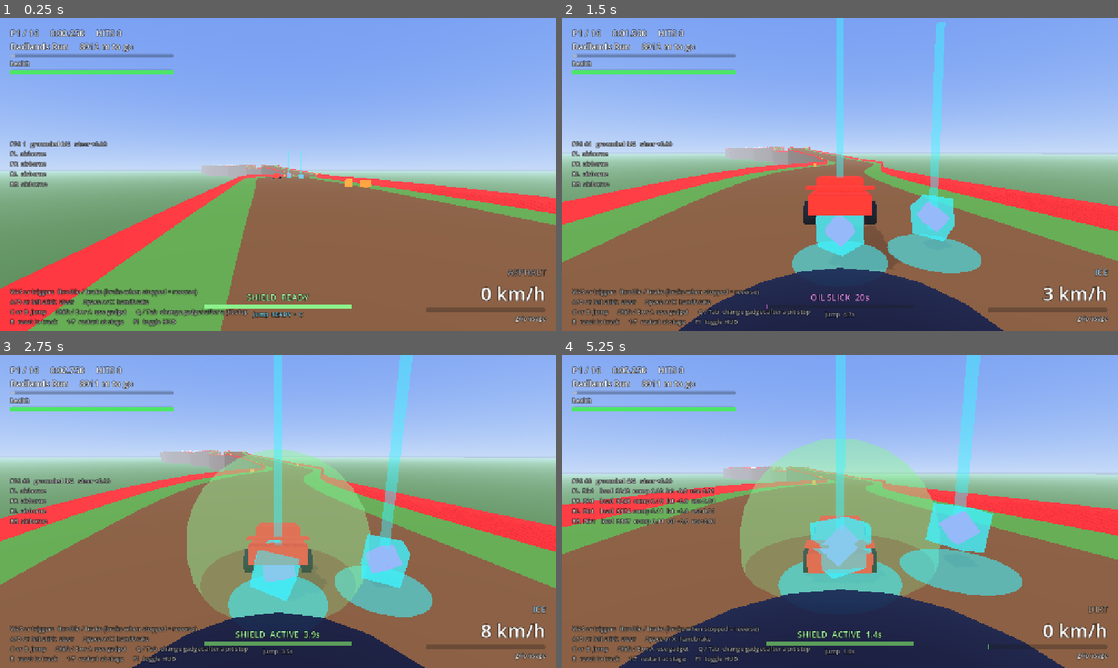
Above: before the commit, frames 1-4 (two rows, left to right).
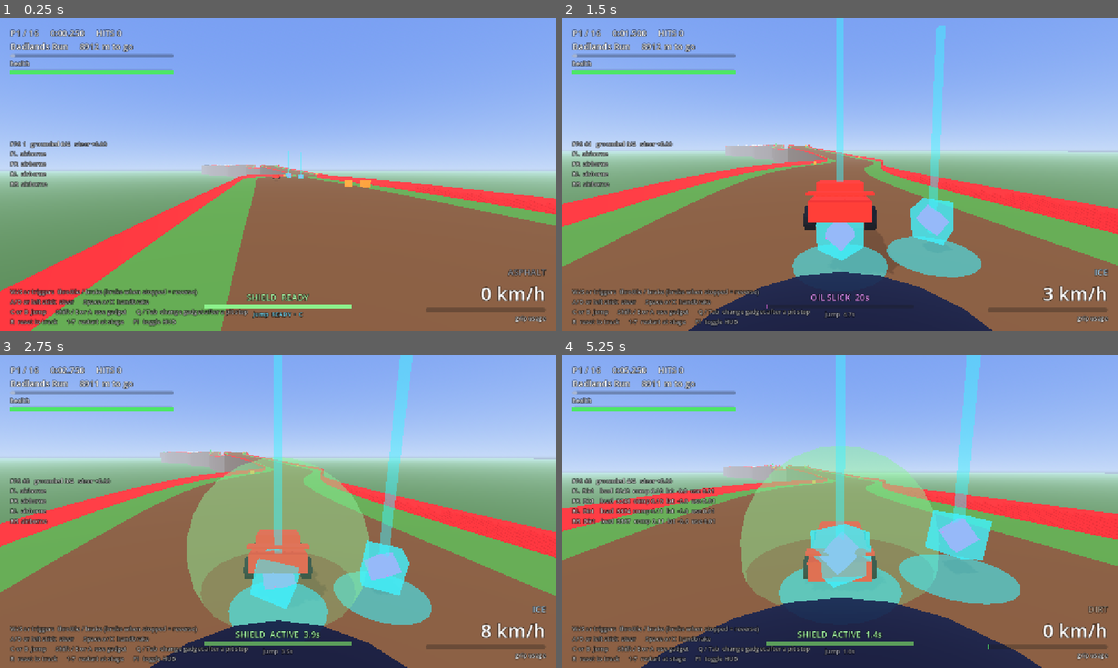
Above: after the commit, the same moments.

Repository: dylantoporek/the-crucible-race
Game: Godot game, scene res://tests/gadget_test.tscn
Same seed, same stepped clock (60 frames per second), same inputs: the game is played once before the commit and once after it. This scene is started directly instead of the project's main scene.
Inputs:
- Up to frame 1 (0.25 s): no input
- Up to frame 2 (1.5 s): hold C (jump) 0.53-1.28 s; hold W (accelerate) from 0.53 s (still down); tap Tab (gadget_next) at 1.35 s
- Up to frame 3 (2.75 s): tap C (jump) at 1.52, 1.55, 1.82, 2.3 s; release W (accelerate) at 2.03 s; hold A (steer_left) from 2.03 s (still down); hold Q (gadget_prev) from 2.03 s (still down)
- Up to frame 4 (5.25 s): release Q (gadget_prev) at 2.78 s; tap Shift (use_gadget) at 2.85 s; tap C (jump) at 3.02, 3.05, 3.32, 4.52, 4.55, 4.82 s; release A (steer_left) at 3.53 s; hold S (brake) 3.53-4.28 s; hold C (jump) 3.53-4.28 s; tap R (reset) at 4.15 s; hold D (steer_right) 4.28-5.03 s; tap Tab (gadget_next) at 4.35 s; hold W (accelerate) from 5.03 s (still down); hold Q (gadget_prev) from 5.03 s (still down)

The runs differ from the first frame. In frame 1, 0.5% of the frame differs, in the area x 0-100%, y 42-100%; in frame 2, 4.4%; in frame 3, 8.9%; in frame 4, 9.4%, in the area x 0-100%, y 0-100%.

Commit message:
Lean the camera down the hill so you can see a descent
On the Mountain Descent half the screen was sky and the road fell away
out of frame. The camera was entirely horizontal: it sat a fixed height
above the car and looked 3 m ahead of it, which is fine on the flat and
useless pointing down a 19% slope.

It now reads the road's gradient 26 m ahead and, on a descent, lifts and
aims down the hill so the road fills the screen to the horizon. Reading
the course rather than the car means it starts leaning before the car
tips over a crest. Uphill and flat are unchanged, verified by eye on the
badlands and the mountain climb.

The first values were far too strong and pushed the car onto the bottom
edge of the screen behind the HUD; the lift is 4 m at full tilt rather
than 11.

Two things this turned up:

The camera must not call track_offset(). That caches its answer against
the current physics frame, so a camera running every drawn frame answers
the drivers' question at the wrong moment; it changed AI behaviour enough
to fail the route test. The track now exposes offset_near(), a read-only
lookup around a hint the caller keeps, and the camera holds its own
cursor. Route timings are identical to before the camera existed.

Gadget cooldowns and pit windows ticked on frame time while the jump
cooldown and reset immunity tick on physics time. When the renderer falls
behind, those two clocks drift apart. Everything is on physics time now,
which also stops the smoke test flipping when the machine is loaded.

Co-Authored-By: Claude Opus 5 <noreply@anthropic.com>
Claude-Session: https://claude.ai/code/session_01QUP9UcYASvbeFEYPhEwjAT

Diff:
--- a/scripts/camera/chase_camera.gd
+++ b/scripts/camera/chase_camera.gd
@@ -1,6 +1,8 @@
 class_name ChaseCamera
 extends Camera3D
-## Smooth chase camera that follows the car's velocity direction so drifts read on screen.
+## Smooth chase camera that follows the car's velocity direction so drifts read on screen,
+## and that leans over the car on a descent so you can see the road you are falling into
+## rather than the horizon above it.
 
 @export var target: Node3D
 @export var distance := 7.5
@@ -11,7 +13,20 @@
 @export var base_fov := 68.0
 @export var speed_fov := 16.0
 
+@export_group("Slopes")
+## The road it reads to know a drop is coming. Without one it falls back to the gradient
+## the car is already on, which works but cannot see over a crest.
+var track: SprintTrack
+@export var slope_look_ahead := 26.0   ## Metres up the road the gradient is read from
+@export var slope_max := 0.30          ## Gradient at which the lean stops growing
+@export var slope_rise := 4.0          ## Extra metres of camera height at slope_max downhill
+@export var slope_aim_ahead := 18.0    ## Extra metres the aim point moves up the road
+@export var slope_aim_gain := 1.1      ## How far past the road surface the aim point drops
+@export var slope_smooth := 2.2        ## How quickly the camera reacts to a change of gradient
+
 var _fwd := Vector3.FORWARD
+var _slope := 0.0                      ## Smoothed gradient ahead; negative is downhill
+var _track_offset := 0.0               ## Our own place on the course, kept out of the drivers' cache
 var _shake := 0.0
 var _rng := RandomNumberGenerator.new()
 
@@ -23,11 +38,32 @@
 func snap_behind_target() -> void:
 	if target == null:
 		return
+	if track != null:
+		_track_offset = track.offset_of(target.global_position)
+		_slope = track.grade_at(clampf(_track_offset + slope_look_ahead, 0.0, track.length))
 	_fwd = -target.global_transform.basis.z
 	_fwd.y = 0.0
 	_fwd = _fwd.normalized() if _fwd.length_squared() > 0.001 else Vector3.FORWARD
 	global_position = target.global_position - _fwd * distance + Vector3.UP * height
 	look_at(target.global_position + Vector3.UP * look_height, Vector3.UP)
+
+
+## The gradient of the road just ahead, negative downhill. Read from the course where we
+## have it, so the camera starts leaning before the car tips over the edge; otherwise from
+## the car's own climb rate, which only knows about the slope it is already on.
+func _road_slope() -> float:
+	if track != null and target != null:
+		# Our own cursor, not the shared one: asking the track where a car is caches the
+		# answer against the current physics frame, and a camera running every drawn frame
+		# would be answering that question on the drivers' behalf at the wrong moment.
+		_track_offset = track.offset_near(target.global_position, _track_offset)
+		return track.grade_at(clampf(_track_offset + slope_look_ahead, 0.0, track.length))
+	if target is RigidBody3D:
+		var v: Vector3 = (target as RigidBody3D).linear_velocity
+		var flat := Vector2(v.x, v.z).length()
+		if flat > 3.0:
+			return clampf(v.y / flat, -slope_max, slope_max)
+	return 0.0
 
 
 func add_shake(amount: float) -> void:
@@ -57,10 +93,20 @@
 			desired_fwd = car_fwd.lerp(vdir, 0.55).normalized()
 	_fwd = _fwd.lerp(desired_fwd, clampf(turn_speed * delta, 0.0, 1.0)).normalized()
 
-	var desired_pos := target.global_position - _fwd * (distance + speed * 0.035) + Vector3.UP * height
+	_slope = lerpf(_slope, _road_slope(), clampf(slope_smooth * delta, 0.0, 1.0))
+	# Only a drop needs the help: climbing, the road ahead already fills the screen.
+	var drop := clampf(-_slope, 0.0, slope_max) / slope_max
+
+	var desired_pos := target.global_position - _fwd * (distance + speed * 0.035) \
+			+ Vector3.UP * (height + slope_rise * drop)
 	global_position = global_position.lerp(desired_pos, clampf(follow_speed * delta, 0.0, 1.0))
 
-	var look_target := target.global_position + Vector3.UP * look_height + _fwd * 3.0
+	# Aim at the road rather than at the car: a point further up the course, dropped by the
+	# gradient so it lands on the surface the car is about to reach. That pitches the camera
+	# down the hill instead of leaving it staring at the horizon.
+	var aim_ahead := 3.0 + slope_aim_ahead * drop
+	var look_target := target.global_position + _fwd * aim_ahead \
+			+ Vector3.UP * (look_height + _slope * aim_ahead * slope_aim_gain * drop)
 	if _shake > 0.0:
 		look_target += Vector3(_rng.randf_range(-1, 1), _rng.randf_range(-1, 1), _rng.randf_range(-1, 1)) * _shake * 0.35
 		_shake = move_toward(_shake, 0.0, delta * 2.5)
--- a/scripts/car/gadget_slot.gd
+++ b/scripts/car/gadget_slot.gd
@@ -87,7 +87,10 @@
 	changed.emit()
 
 
-func _process(delta: float) -> void:
+## Physics time, not frame time: the jump cooldown and the reset immunity are counted in
+## physics steps, and a gadget cooldown that drifts against them whenever the renderer falls
+## behind is the kind of inconsistency nobody can reproduce on purpose.
+func _physics_process(delta: float) -> void:
 	if cooldown > 0.0:
 		cooldown = maxf(cooldown - delta, 0.0)
 	if pit_window > 0.0:
--- a/scripts/game/game.gd
+++ b/scripts/game/game.gd
@@ -51,6 +51,7 @@
 		var ai := _spawn_car(i, false)
 		(ai.get_node("AIDriver") as AIDriver).rival = player
 	camera.target = player
+	camera.track = track
 	camera.snap_behind_target()
 	hud.setup(self)
 	var requested := _stage_from_url()
--- a/scripts/track/sprint_track.gd
+++ b/scripts/track/sprint_track.gd
@@ -605,6 +605,14 @@
 			fine = o
 		o += CURSOR_FINE_STEP
 	return clampf(fine, 0.0, len)
+
+
+## Nearest offset to a world position, searched around a hint the caller keeps for itself.
+## Unlike track_offset() this touches no shared state, so anything that only wants to look
+## at the road — a camera, a readout — can ask without disturbing the per-body cursors the
+## drivers depend on.
+func offset_near(global_pos: Vector3, hint: float, radius: float = 30.0) -> float:
+	return _offset_near_curve(curve, length, to_local(global_pos), hint, radius)
 
 
 func _offset_near(global_pos: Vector3, hint: float) -> float:
Not shown, changed: README.md
